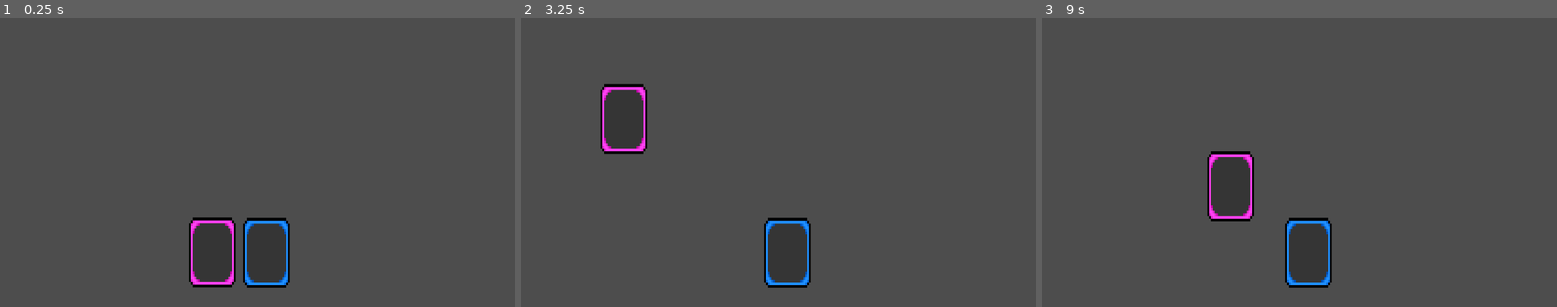
Above: before the commit, frames 1-3 (left to right).
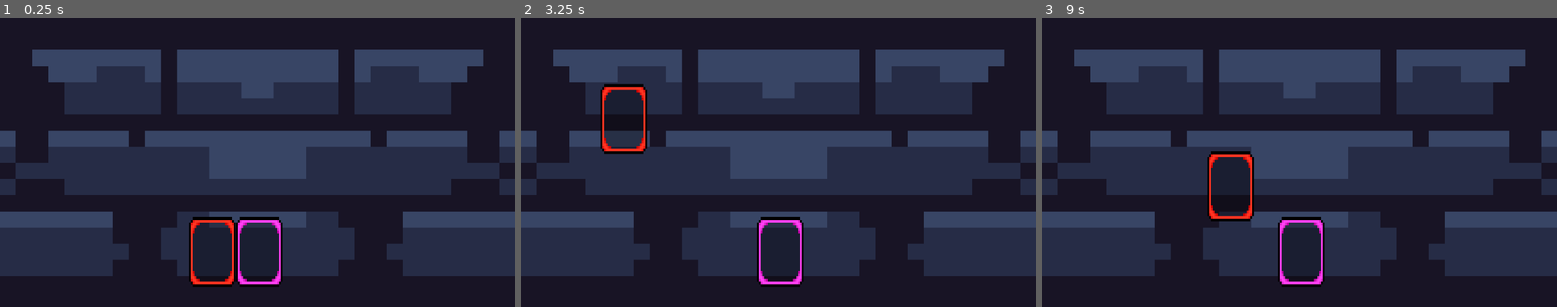
Above: after the commit, the same moments.

Repository: DarkRawel/Arcana
Game: Godot game, scene res://scenes/game.tscn
Same seed, same stepped clock (60 frames per second), same inputs: the game is played once before the commit and once after it.
Inputs (mouse positions are in pixels of both pictures, inside the frame that each line leads up to):
- Up to frame 1 (0.25 s): no input
- Up to frame 2 (3.25 s): tap Enter at 0.5, 2 s; move the mouse to (891, 148) at 0.52 s; click (891, 148) at 0.67 s; tap Space at 1.25, 2.75 s; drag from (675, 176) to (732, 252) at 1.27 s; move the mouse to (830, 98) at 2.02 s; click (830, 98) at 2.17 s; drag from (752, 220) to (624, 119) at 2.77 s
- Up to frame 3 (9 s): move the mouse to (1454, 205) at 3.52 s; click (1454, 205) at 3.67 s; tap Enter at 4.25 s; drag from (1145, 119) to (1222, 90) at 4.27 s; tap Space at 5 s; move the mouse to (1325, 162) at 5.02 s; click (1325, 162) at 5.17 s; drag from (1222, 90) to (1253, 252) at 5.77 s; move the mouse to (1412, 148) at 6.52 s; click (1412, 148) at 6.67 s; drag from (1196, 176) to (1309, 252) at 7.27 s; move the mouse to (1351, 98) at 8.02 s; click (1351, 98) at 8.17 s; drag from (1273, 220) to (1145, 119) at 8.77 s

The runs differ from the first frame. In frame 1, 82% of the frame differs, in the area x 0-100%, y 0-100%; in frame 2, 82%; in frame 3, 82%.

Commit message:
Add background and random card selection to game
Introduced a new background sprite to the game scene and updated card positions. Implemented a random_card function in card_manager.gd to randomly select and display two cards at specific positions on game start. Added Dungeon Tile Set sprite and import files.

Diff:
--- a/scenes/game.tscn
+++ b/scenes/game.tscn
@@ -1,20 +1,31 @@
-[gd_scene load_steps=5 format=3 uid="uid://bvfgeyyd6tv4h"]
+[gd_scene load_steps=6 format=3 uid="uid://bvfgeyyd6tv4h"]
 
 [ext_resource type="PackedScene" uid="uid://m8cfxnfmbpwi" path="res://scenes/card.tscn" id="1_80nbo"]
+[ext_resource type="Texture2D" uid="uid://blbywan8vma7q" path="res://sprites/Dungeon Tile Set.png" id="1_iywne"]
 [ext_resource type="Script" uid="uid://t8xx0p0g51a3" path="res://scripts/card_manager.gd" id="1_yqjtg"]
 [ext_resource type="PackedScene" uid="uid://y5yiovd1xbf2" path="res://scenes/card_2.tscn" id="3_lnu2h"]
 [ext_resource type="PackedScene" uid="uid://blbk7ypvogcuo" path="res://scenes/card_3.tscn" id="4_lbhrr"]
 
 [node name="Game" type="Node2D"]
 
+[node name="PlaceHolderBackground" type="Sprite2D" parent="."]
+position = Vector2(575.00006, 323.99997)
+scale = Vector2(36.0625, 36.23529)
+texture = ExtResource("1_iywne")
+region_enabled = true
+region_rect = Rect2(127.95805, 30.031204, 32.004303, 17.880775)
+
 [node name="CardManager" type="Node2D" parent="."]
 script = ExtResource("1_yqjtg")
 
 [node name="Card1" parent="CardManager" instance=ExtResource("1_80nbo")]
+visible = false
 position = Vector2(-70, 553)
 
 [node name="Card2" parent="CardManager" instance=ExtResource("3_lnu2h")]
-position = Vector2(475, 526)
+visible = false
+position = Vector2(-184, 554)
 
 [node name="Card3" parent="CardManager" instance=ExtResource("4_lbhrr")]
-position = Vector2(596, 527)
+visible = false
+position = Vector2(-303, 554)
--- a/scripts/card_manager.gd
+++ b/scripts/card_manager.gd
@@ -3,11 +3,37 @@
 var screen_size
 var card_being_dragged: Node2D
 var home_positions := {} #dictionary pre karty a ich pozície
+var card_base_position = [Vector2(475, 525), Vector2(580, 525)]
+var random = RandomNumberGenerator.new()
+
+func random_card(count := 2): # kolko kariet = count
+	random.randomize()
+	var cards := []
+	var random_cards := []
+
+	for card in get_children(): #nahrá všetky karty.
+		if card.name.begins_with("Card"):
+			cards.append(card)
+
+	cards.shuffle() #zamieša list
+
+	for a in range(count): #vyberie prvé 2.
+		random_cards.append(cards[a])
+
+	for b in range(random_cards.size()): #zviditelní karty a nastaví ich pozíciu
+		var card = random_cards[b]
+		card.visible = true
+		card.position = card_base_position[b]
+		home_positions[card] = card_base_position[b]
+
+	return random_cards
+
+
 
 func _ready() -> void:
 	screen_size = get_viewport_rect().size
-	for card in get_children():
-		home_positions[card] = card.position #select všetky začiatočné pozície kariet
+	random_card()
+
 
 func _process(delta: float) -> void:
 	if card_being_dragged:
Binary file added: sprites/Dungeon Tile Set.png
Not shown, added: sprites/Dungeon Tile Set.png.import
